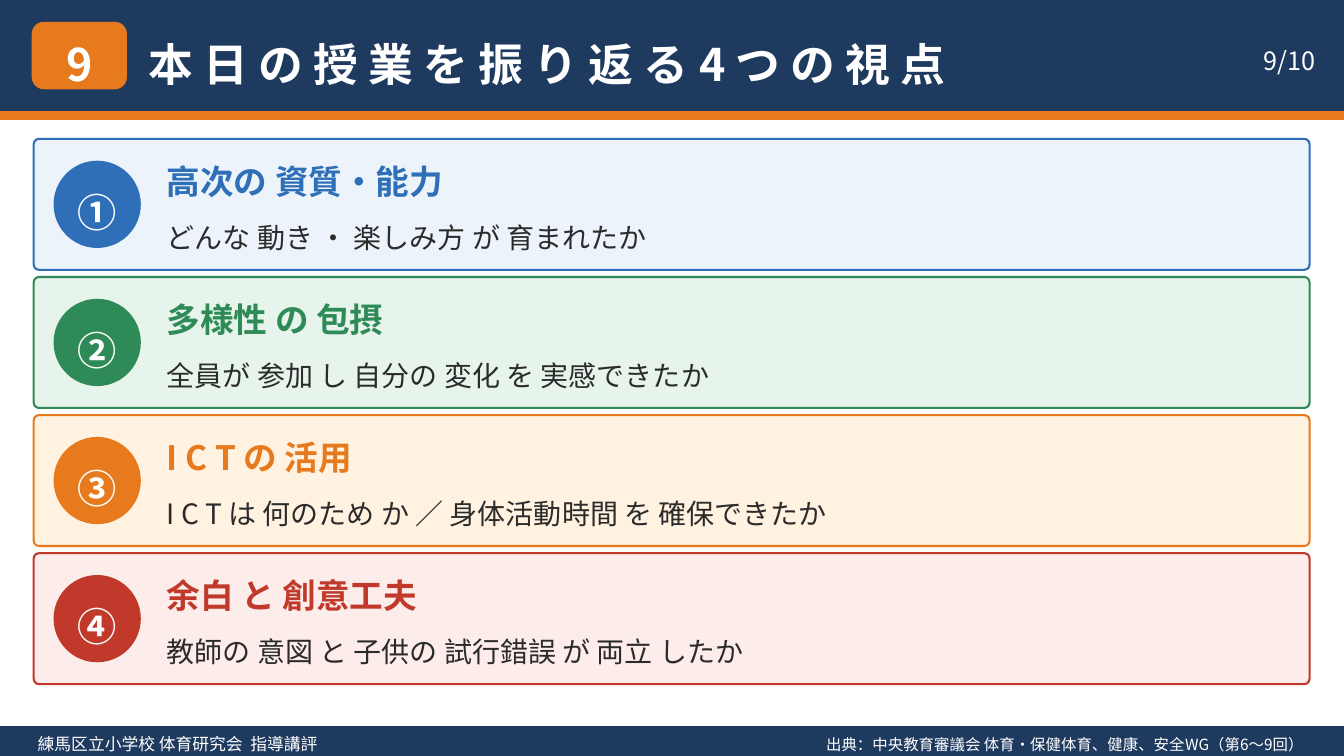
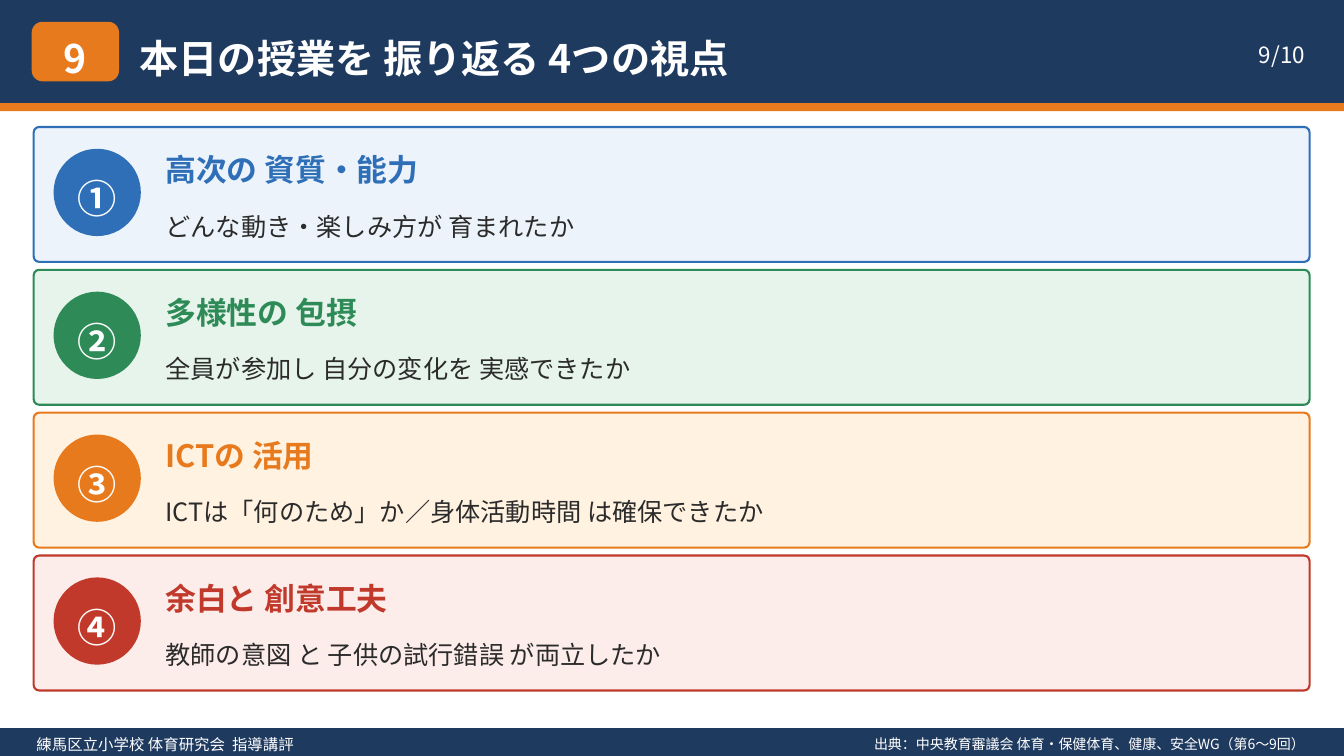
Before and after one commit to contynet730-star/con30, a slide deck: slide 9 of 体育・保健体育の方向性_指導講評.pptx. Drawn at 1344x756 pixels with LibreOffice and Linux fonts; fonts in the diff are those of the drawing. Boxes give left, top, right and bottom in pixels: in the first picture for what was removed or moved away, otherwise in the second. Text is boxed around its words. In the diff, an @@ line names an element or a change of style, - is before the commit and + after.

```diff
--- a/体育・保健体育の方向性_指導講評.pptx
+++ b/体育・保健体育の方向性_指導講評.pptx
@@ rectangle: place and size @@
-rectangle at bbox=[0, 0, 1344, 111]
+rectangle at bbox=[0, 0, 1344, 103]
@@ text "9" at bbox=[64, 43, 87, 84]: size 32 to 28 pt; line spacing 1.3 to 1.25 @@
@@ rounded rectangle: place and size @@
-rounded rectangle at bbox=[31, 22, 126, 90]
+rounded rectangle at bbox=[31, 22, 119, 82]
@@ text "9/10" at bbox=[1259, 45, 1305, 67]: size 18 to 16 pt; line spacing 1.3 to 1.25 @@
@@ text at bbox=[140, 39, 729, 77]: text changed; size 32 to 28 pt @@
-本 日 の 授 業 を 振 り 返 る 4 つ の 視 点
+本日の授業を 振り返る 4つの視点
@@ rounded rectangle: place and size @@
-rounded rectangle at bbox=[33, 139, 1310, 270]
+rounded rectangle at bbox=[33, 127, 1310, 262]
@@ line spacing 1.3 to 1.25 in 4 elements at bbox=[78, 465, 117, 503], bbox=[78, 608, 117, 646], bbox=[78, 322, 117, 360], bbox=[78, 179, 117, 217] @@
@@ 1 text, 1 rectangle, 1 rounded rectangle: place and size @@
-1 text, 1 rectangle, 1 rounded rectangle at bbox=[0, 111, 1344, 248]
+1 text, 1 rectangle, 1 rounded rectangle at bbox=[0, 103, 1344, 237]
@@ text "高次の 資質・能力": place and size @@
-text "高次の 資質・能力" at bbox=[167, 165, 443, 197]
+text "高次の 資質・能力" at bbox=[165, 154, 419, 184]
@@ text "高次の 資質・能力" at bbox=[165, 154, 419, 184]: size 24 to 22 pt; line spacing 1.3 to 1.25 @@
@@ text at bbox=[165, 214, 574, 238]: text changed; size 20 to 18 pt @@
-どんな 動き ・ 楽しみ方 が 育まれたか
+どんな動き・楽しみ方が 育まれたか
@@ rounded rectangle: place and size @@
-rounded rectangle at bbox=[33, 277, 1310, 408]
+rounded rectangle at bbox=[33, 270, 1310, 405]
@@ text "②": place and size @@
-text "②" at bbox=[78, 331, 117, 369]
+text "②" at bbox=[78, 322, 117, 360]
@@ rounded rectangle: place and size @@
-rounded rectangle at bbox=[53, 298, 141, 386]
+rounded rectangle at bbox=[53, 291, 141, 379]
@@ text at bbox=[165, 298, 357, 327]: text changed; size 24 to 22 pt @@
-多様性 の 包摂
+多様性の 包摂
@@ text at bbox=[165, 356, 630, 380]: text changed; size 20 to 18 pt @@
-全員が 参加 し 自分の 変化 を 実感できたか
+全員が参加し 自分の変化を 実感できたか
@@ text at bbox=[165, 441, 314, 470]: text changed; size 24 to 22 pt @@
-I C T の 活用
+ICTの 活用
@@ text at bbox=[165, 499, 763, 523]: text changed; size 20 to 18 pt @@
-I C T は 何のため か ／ 身体活動時間 を 確保できたか
+ICTは「何のため」か／身体活動時間 は確保できたか
@@ rounded rectangle: place and size @@
-rounded rectangle at bbox=[33, 554, 1310, 685]
+rounded rectangle at bbox=[33, 556, 1310, 691]
@@ text at bbox=[165, 583, 388, 613]: text changed; size 24 to 22 pt @@
-余白 と 創意工夫
+余白と 創意工夫
@@ text at bbox=[165, 642, 661, 666]: text changed; size 20 to 18 pt @@
-教師の 意図 と 子供の 試行錯誤 が 両立 したか
+教師の意図 と 子供の試行錯誤 が両立したか
@@ text "練馬区立小学校 体育研究会 指導講評" at bbox=[36, 737, 294, 752]: size 12 to 11 pt; line spacing 1.3 to 1.25 @@
@@ text "出典：中央教育審議会 体育・保健体育、健康、安全WG（第6～9回）" at bbox=[874, 737, 1305, 750]: size 11 to 10 pt; line spacing 1.3 to 1.25 @@
```
Also in this commit, not shown: 9 other slides changed, 1 other file.
